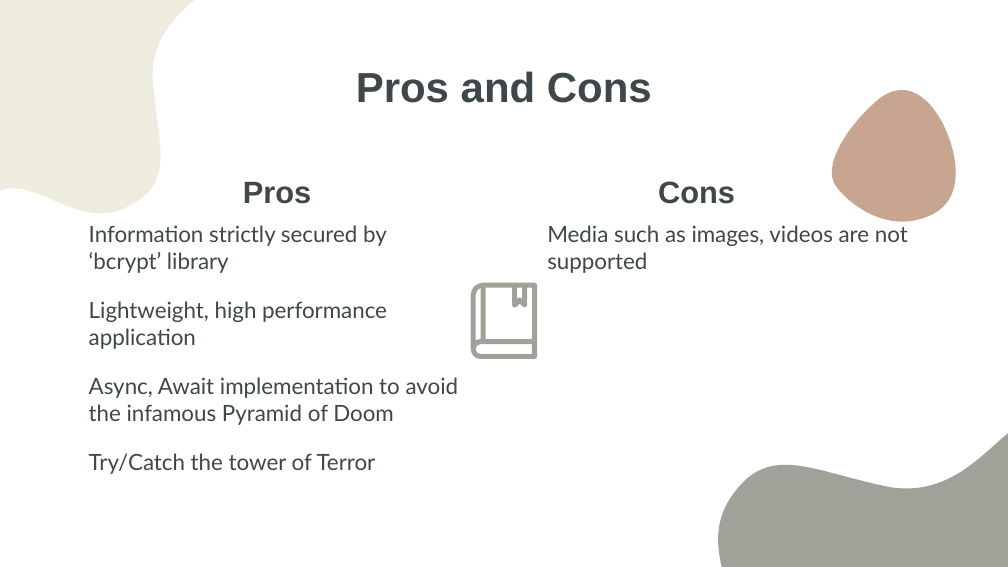
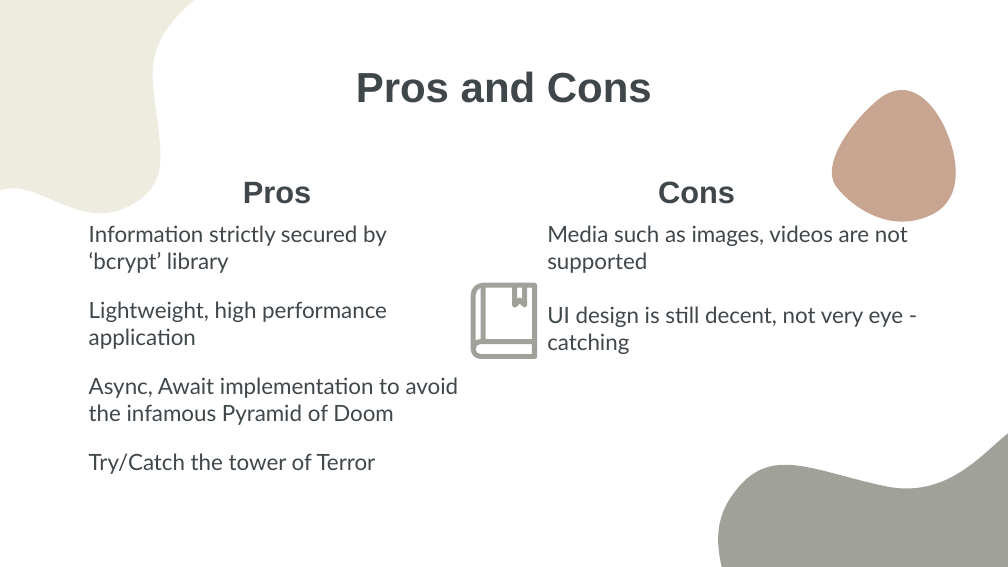
Before and after one commit to Khoa100500/WebApplicationProject-BugTracker, a slide deck: slide 23 of Report + Presentation/Group 5 Presentation.pptx (slide 22 before the commit). Drawn at 1008x567 pixels with LibreOffice and Linux fonts; fonts in the diff are those of the drawing. Boxes give left, top, right and bottom in pixels: in the first picture for what was removed or moved away, otherwise in the second. Text is boxed around its words. In the diff, an @@ line names an element or a change of style, - is before the commit and + after.

```diff
--- a/Report + Presentation/Group 5 Presentation.pptx
+++ b/Report + Presentation/Group 5 Presentation.pptx
@@ text at (x1=547, y1=306, x2=904, y2=354): paragraph added @@
+UI design is still decent, not very eye - catching
```
Also in this commit, not shown: 5 other slides changed, 1 slide added.
